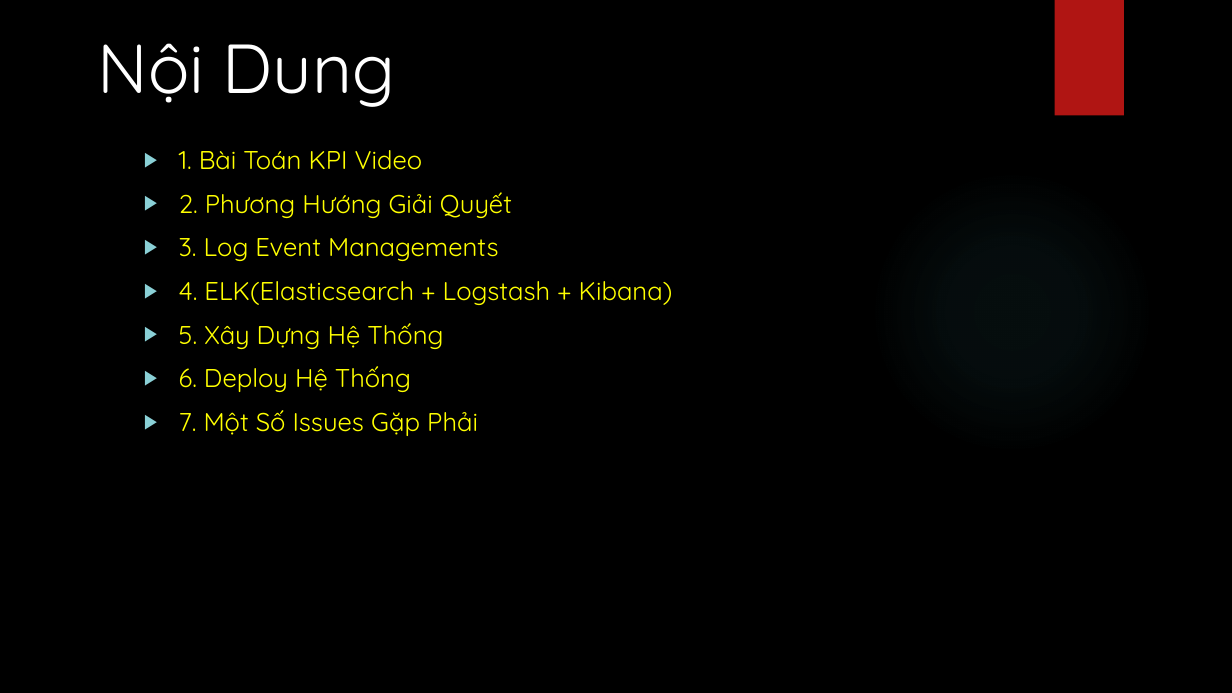
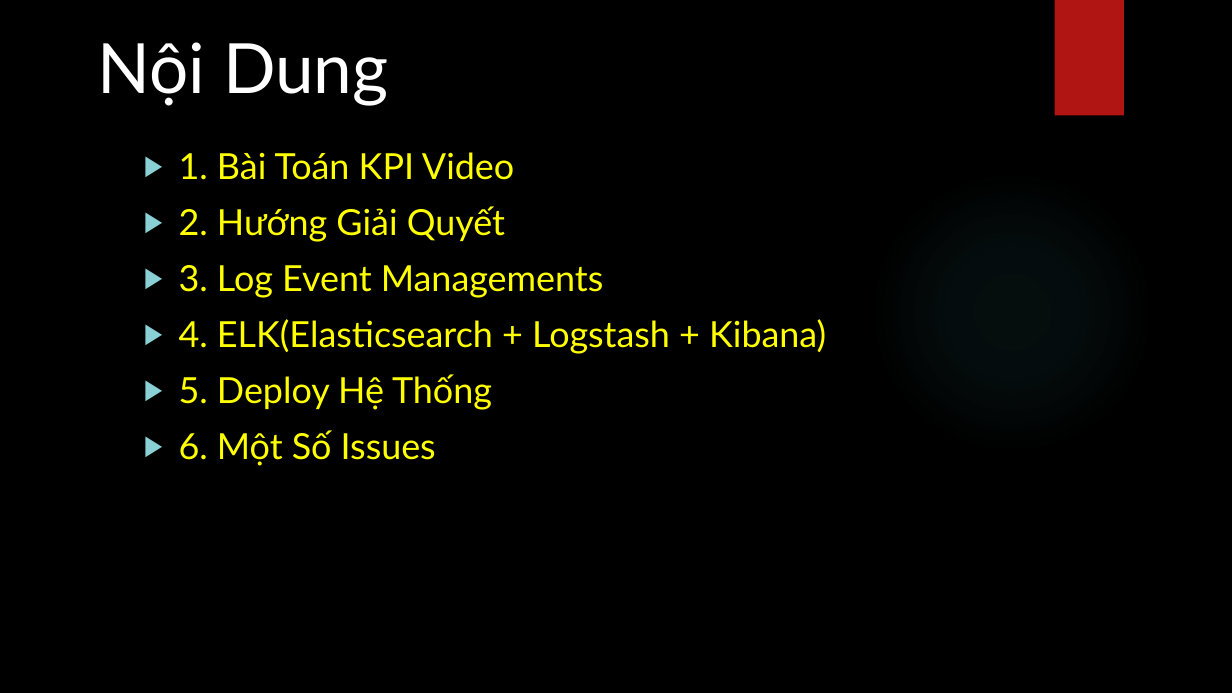
Before and after one commit to PhatBK/videojs-event-tracking-plugin, a slide deck: slide 2 of serminal/slides.pptx. Drawn at 1232x693 pixels with LibreOffice and Linux fonts; fonts in the diff are those of the drawing; background and template pictures are left out. Boxes give left, top, right and bottom in pixels: in the first picture for what was removed or moved away, otherwise in the second. Text is boxed around its words. In the diff, an @@ line names an element or a change of style, - is before the commit and + after.

```diff
--- a/serminal/slides.pptx
+++ b/serminal/slides.pptx
@@ title "Nội Dung" at box(98, 42, 388, 106): font Quicksand to Lato @@
@@ text at box(179, 152, 826, 354): size 20 to 28 pt, font Quicksand to Lato in "1. Bài Toán KPI Video", "3. Log Event Managements", "4. ELK(Elasticsearch + Logstash + Kibana)" @@
@@ text at box(179, 206, 505, 242): text changed; size 20 to 28 pt; font Quicksand to Lato @@
-▶ 2. Phương Hướng Giải Quyết
+▶ 2. Hướng Giải Quyết
@@ text at box(179, 374, 492, 466): text changed; size 20 to 28 pt; font Quicksand to Lato @@
-▶ 5. Xây Dựng Hệ Thống
-▶ 6. Deploy Hệ Thống
-▶ 7. Một Số Issues Gặp Phải
+▶ 5. Deploy Hệ Thống
+▶ 6. Một Số Issues
```
Also in this commit, not shown: 9 other slides changed, 5 slides added, 1 slide removed.
